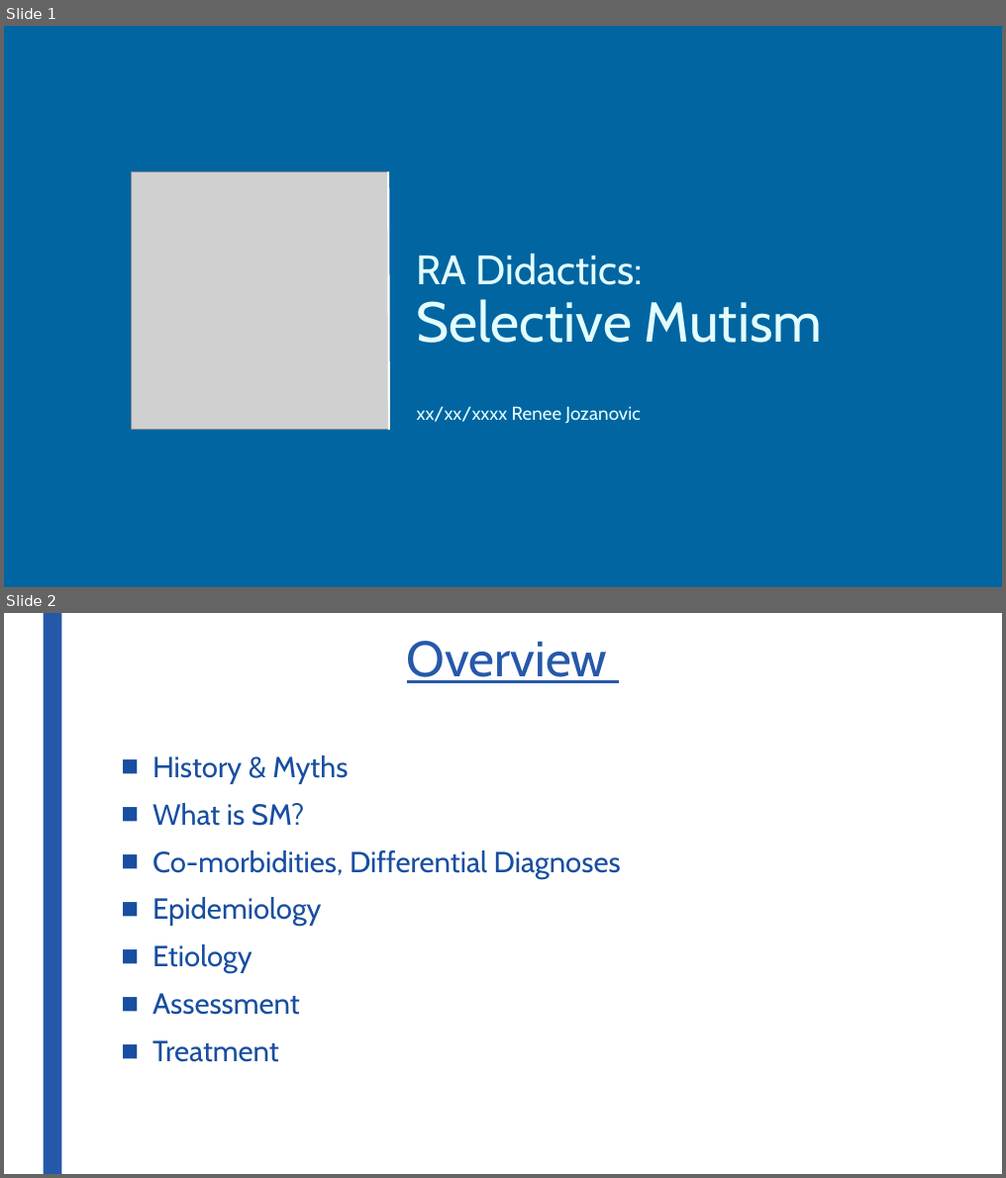
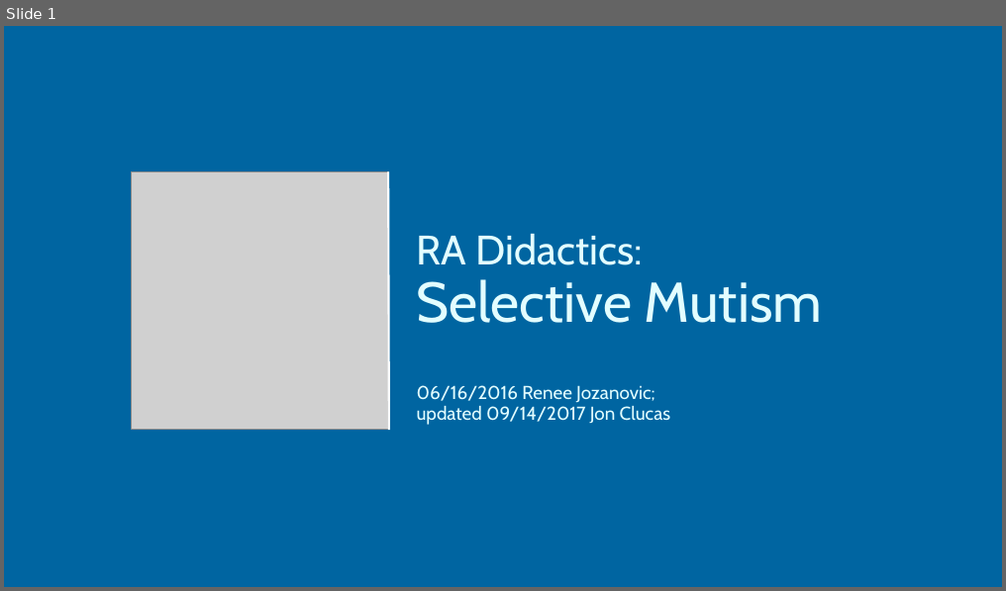
Before and after one commit to ChildMindInstitute/RA-Didactics, a slide deck: Clinical_Disorders/Selective_Mutism.pptx. Shown one above the other, each under a label of ours: slides 1 and 2 before the commit, slide 1 after it. The pictures are 1006x1178 and 1006x591 pixels, drawn with LibreOffice and Linux fonts; fonts in the diff are those of the drawing; grey boxes stand for pictures; background and template pictures are left out. Boxes give left, top, right and bottom in pixels: in the first picture for what was removed or moved away, otherwise in the second. Text is boxed around its words. In the diff, an @@ line names an element or a change of style, - is before the commit and + after.

```diff
--- a/Clinical_Disorders/Selective_Mutism.pptx
+++ b/Clinical_Disorders/Selective_Mutism.pptx
@@ slide 2 removed at [4,613,1002,1174], background #FFFFFF @@
@@ rectangle removed at [43,613,61,1174] @@
@@ title removed at [407,641,608,683] @@
-Overview
@@ text removed at [152,756,621,1015] @@
-■ History & Myths
-■ What is SM?
-■ Co-morbidities, Differential Diagnoses
-■ Epidemiology
-■ Etiology
-■ Assessment
-■ Treatment
@@ slide 1 changed as well @@
@@ title at [417,233,822,425]: text changed @@
-RA Didactics:
-Selective Mutism
-xx/xx/xxxx Renee Jozanovic
+RA Didactics:
+Selective Mutism
+06/16/2016 Renee Jozanovic;
+updated 09/14/2017 Jon Clucas
```
Also in this commit, not shown: 17 other slides changed.
